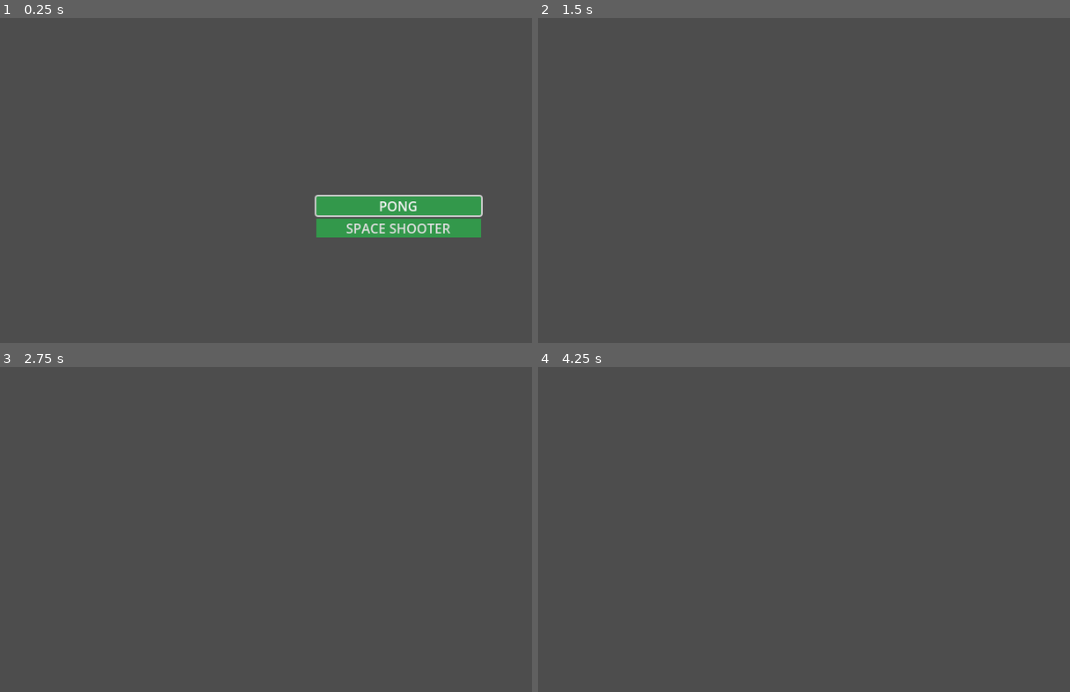
Above: before the commit, frames 1-4 (two rows, left to right).
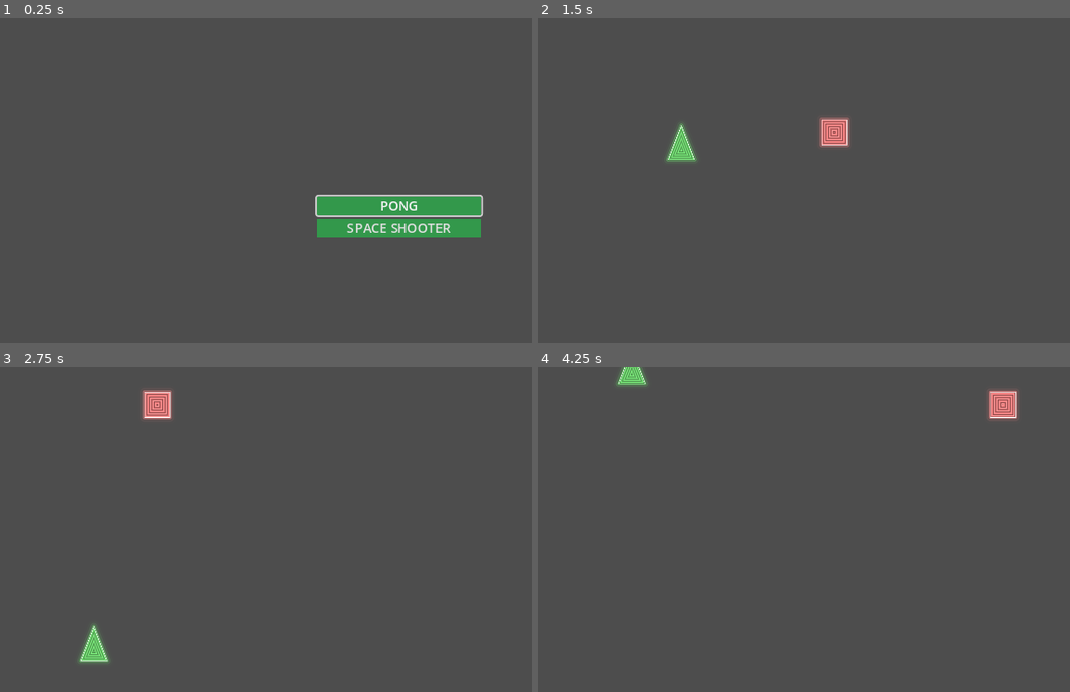
Above: after the commit, the same moments.

Repository: samsvp/godot-small-games
Game: Godot game, scene res://Scenes/main_menu.tscn
Two runs of this game, one before a commit and one after it. Both use one fixed random seed, a clock stepped at 60 frames per second and the inputs below.
Inputs:
- Up to frame 1 (0.25 s): no input
- Up to frame 2 (1.5 s): click "SPACE SHOOTER" at 0.5 s; tap Enter at 1.25 s; hold Right (ui_right) from 1.28 s (still down); tap P at 1.35 s
- Up to frame 3 (2.75 s): release Right (ui_right) at 2.03 s; hold Down (ui_down) from 2.03 s (still down); tap R at 2.1 s
- Up to frame 4 (4.25 s): release Down (ui_down) at 2.78 s; hold Right (ui_right) 2.78-3.53 s; tap P at 2.85 s; hold Up (ui_up) from 3.53 s (still down); tap R at 3.6 s

The runs differ from the first frame. In frame 1, 0.5% of the frame differs, in the area x 59-91%, y 54-68%; in frame 2, 0.9%, in the area x 24-59%, y 30-45%; in frame 3, 0.9%; in frame 4, 0.8%.

Commit message:
Created spinner enemy and added movement to player, basic enemy and spinner enemy

Diff:
--- a/Scenes/SpaceShooter/basic_enemy.tscn
+++ b/Scenes/SpaceShooter/basic_enemy.tscn
@@ -1,14 +1,26 @@
-[gd_scene load_steps=4 format=3 uid="uid://b42404uct88ed"]
+[gd_scene load_steps=6 format=3 uid="uid://b42404uct88ed"]
 
 [ext_resource type="Shader" path="res://Shaders/SpaceShooter/basic_enemy.gdshader" id="1_kg6gc"]
 [ext_resource type="Texture2D" uid="uid://ca2ut0ltvmq6m" path="res://Sprites/white.png" id="1_lvi33"]
+[ext_resource type="Script" path="res://Scripts/SpaceShooter/basic_enemy.gd" id="1_v40kf"]
 
-[sub_resource type="ShaderMaterial" id="ShaderMaterial_ahvdq"]
+[sub_resource type="RectangleShape2D" id="RectangleShape2D_1ktrs"]
+size = Vector2(49, 50)
+
+[sub_resource type="ShaderMaterial" id="ShaderMaterial_wl02v"]
 shader = ExtResource("1_kg6gc")
-shader_parameter/u_radius = 0.015
+shader_parameter/u_radius = 0.4
 
-[node name="BasicEnemy" type="Node2D"]
+[node name="BasicEnemy" type="Area2D"]
+scale = Vector2(0.6, 0.6)
+script = ExtResource("1_v40kf")
+
+[node name="CollisionShape2D" type="CollisionShape2D" parent="."]
+position = Vector2(0.5, 0)
+shape = SubResource("RectangleShape2D_1ktrs")
 
 [node name="Sprite2D" type="Sprite2D" parent="."]
-material = SubResource("ShaderMaterial_ahvdq")
+material = SubResource("ShaderMaterial_wl02v")
 texture = ExtResource("1_lvi33")
+
+[connection signal="body_entered" from="." to="." method="_on_body_entered"]
--- a/Scenes/SpaceShooter/player.tscn
+++ b/Scenes/SpaceShooter/player.tscn
@@ -1,14 +1,21 @@
-[gd_scene load_steps=4 format=3 uid="uid://danp3jjirvbv5"]
+[gd_scene load_steps=5 format=3 uid="uid://danp3jjirvbv5"]
 
 [ext_resource type="Shader" path="res://Shaders/SpaceShooter/Player.gdshader" id="1_ar7km"]
+[ext_resource type="Script" path="res://Scripts/SpaceShooter/player.gd" id="1_juu08"]
 [ext_resource type="Texture2D" uid="uid://ca2ut0ltvmq6m" path="res://Sprites/white.png" id="2_fe3gq"]
 
 [sub_resource type="ShaderMaterial" id="ShaderMaterial_icvk5"]
 shader = ExtResource("1_ar7km")
 
-[node name="Player" type="Node2D"]
+[node name="Player" type="CharacterBody2D"]
+scale = Vector2(0.5, 0.5)
+script = ExtResource("1_juu08")
 
 [node name="Sprite2D" type="Sprite2D" parent="."]
 material = SubResource("ShaderMaterial_icvk5")
 position = Vector2(0, -1)
 texture = ExtResource("2_fe3gq")
+
+[node name="CollisionPolygon2D" type="CollisionPolygon2D" parent="."]
+build_mode = 1
+polygon = PackedVector2Array(0, -35, 20, 35, -20, 35)
--- a/Scenes/SpaceShooter/space_shooter_main.tscn
+++ b/Scenes/SpaceShooter/space_shooter_main.tscn
@@ -1,3 +1,28 @@
-[gd_scene format=3 uid="uid://dpct0227dtx21"]
+[gd_scene load_steps=6 format=3 uid="uid://dpct0227dtx21"]
+
+[ext_resource type="Script" path="res://Scripts/SpaceShooter/space_shooter_main.gd" id="1_8qakj"]
+[ext_resource type="PackedScene" uid="uid://danp3jjirvbv5" path="res://Scenes/SpaceShooter/player.tscn" id="1_y6e5n"]
+[ext_resource type="PackedScene" uid="uid://bhgfdhcrf3d5m" path="res://Scenes/SpaceShooter/spinner_enemy.tscn" id="3_15ira"]
+[ext_resource type="Script" path="res://Scripts/SpaceShooter/Character.gd" id="3_l7tmi"]
+[ext_resource type="PackedScene" uid="uid://b42404uct88ed" path="res://Scenes/SpaceShooter/basic_enemy.tscn" id="4_fkank"]
 
 [node name="SpaceShooterMain" type="Node2D"]
+script = ExtResource("1_8qakj")
+basic_enemy_scene = ExtResource("4_fkank")
+spin_enemy_scene = ExtResource("3_15ira")
+
+[node name="Player" parent="." instance=ExtResource("1_y6e5n")]
+position = Vector2(113, 152)
+
+[node name="Character" type="Node2D" parent="."]
+unique_name_in_owner = true
+script = ExtResource("3_l7tmi")
+
+[node name="BasicEnemyTimer" type="Timer" parent="."]
+unique_name_in_owner = true
+
+[node name="RotatingEnemyTimer" type="Timer" parent="."]
+unique_name_in_owner = true
+
+[connection signal="timeout" from="BasicEnemyTimer" to="." method="_on_basic_enemy_timer_timeout"]
+[connection signal="timeout" from="RotatingEnemyTimer" to="." method="_on_rotating_enemy_timer_timeout"]
--- a/Scenes/SpaceShooter/spinner_enemy.tscn
+++ b/Scenes/SpaceShooter/spinner_enemy.tscn
@@ -1,14 +1,20 @@
-[gd_scene load_steps=4 format=3 uid="uid://bhgfdhcrf3d5m"]
+[gd_scene load_steps=5 format=3 uid="uid://bhgfdhcrf3d5m"]
 
+[ext_resource type="Script" path="res://Scripts/SpaceShooter/spinner_enemy.gd" id="1_i10l4"]
 [ext_resource type="Shader" path="res://Shaders/SpaceShooter/hexagram.gdshader" id="1_o1bhu"]
 [ext_resource type="Texture2D" uid="uid://ca2ut0ltvmq6m" path="res://Sprites/white.png" id="2_ub3yd"]
 
-[sub_resource type="ShaderMaterial" id="ShaderMaterial_0a2l2"]
+[sub_resource type="ShaderMaterial" id="ShaderMaterial_a1ef8"]
 shader = ExtResource("1_o1bhu")
-shader_parameter/u_radius = 0.25
+shader_parameter/u_radius = 0.4
 
-[node name="SpinnerEnemy" type="Node2D"]
+[node name="SpinnerEnemy" type="Area2D"]
+script = ExtResource("1_i10l4")
+
+[node name="CollisionPolygon2D" type="CollisionPolygon2D" parent="."]
+polygon = PackedVector2Array(0, -28, 9, -15, 26, -15, 18, 0, 26, 15, 9, 15, 1, 31, -8, 16, -26, 16, -17, 0, -26, -15, -9, -15)
 
 [node name="Sprite2D" type="Sprite2D" parent="."]
-material = SubResource("ShaderMaterial_0a2l2")
+material = SubResource("ShaderMaterial_a1ef8")
+scale = Vector2(0.6, 0.6)
 texture = ExtResource("2_ub3yd")
--- /dev/null
+++ b/Scripts/SpaceShooter/Character.gd
@@ -0,0 +1,19 @@
+extends Node2D
+
+class_name SpaceShooterChar
+
+
+## Moves the character into the given direction
+static func move(position: Vector2, direction: Vector2,
+		  speed: float, delta: float) -> Vector2:
+	return  position.move_toward(
+				position + 10 * direction, speed * delta
+			).clamp(Vector2.ZERO, Manager.screen_size)
+
+
+static func take_damage(current_health: int, damage: int,
+						kill_func: Callable) -> int:
+	current_health -= 1
+	if current_health <= 0:
+		kill_func.call()
+	return current_health
--- /dev/null
+++ b/Scripts/SpaceShooter/basic_enemy.gd
@@ -0,0 +1,28 @@
+######################
+### SPACE SHOOTER  ###
+######################
+
+extends Area2D
+
+
+@export var initial_speed := 2
+var height_offset: float
+var target: Vector2
+
+func _ready():
+	self.position.x = randi_range(50, Manager.screen_width - 50)
+	self.target = Vector2(self.position.x, Manager.screen_height / 2)
+	self.height_offset = randf_range(-100, 100)
+
+
+# Called every frame. 'delta' is the elapsed time since the previous frame.
+func _physics_process(delta):
+	if self.position.y > Manager.screen_height / 2 + height_offset:
+		return
+
+	self.position = self.position.lerp(target, delta * initial_speed)
+
+
+func _on_body_entered(body):
+	if body.name == "Player":
+		body.take_damage(1)
--- /dev/null
+++ b/Scripts/SpaceShooter/player.gd
@@ -0,0 +1,22 @@
+######################
+### SPACE SHOOTER  ###
+######################
+
+extends CharacterBody2D
+
+@export var SPEED := 300
+@export var current_health = 5
+
+func _physics_process(delta):
+	var input_direction := Input.get_vector("ui_left", "ui_right", "ui_up", "ui_down")
+	self.position = SpaceShooterChar.move(
+		self.position, input_direction, SPEED, delta
+	)
+
+
+func take_damage(damage: int) -> void:
+	self.current_health = SpaceShooterChar.take_damage(
+		self.current_health,
+		damage,
+		Callable(self, "queue_free")
+	)
--- /dev/null
+++ b/Scripts/SpaceShooter/space_shooter_main.gd
@@ -0,0 +1,53 @@
+extends Node2D
+
+@export var basic_enemy_scene: PackedScene
+@export var basic_enemy_max_count: int = 5
+var basic_enemy_current_count: int = 0
+
+@export var spin_enemy_scene: PackedScene
+@export var spin_enemy_max_count: int = 2
+var spin_enemy_current_count: int = 0
+
+@onready var basic_enemy_timer := %BasicEnemyTimer
+@onready var spin_enemy_timer := %RotatingEnemyTimer
+
+# Called when the node enters the scene tree for the first time.
+func _ready():
+	self.basic_enemy_timer.start(0.5)
+	self.spin_enemy_timer.start(10)
+
+# Called every frame. 'delta' is the elapsed time since the previous frame.
+func _process(delta):
+	pass
+
+
+func remove_basic_enemy() -> void:
+	self.basic_enemy_current_count -= 1
+
+
+func spawn_enemy(current_count: int, max_count: int,
+				 min_t: float, max_t: float, timer: Timer,
+				 pscene: PackedScene) -> int:
+	var t = randf_range(min_t, max_t)
+	if current_count >= max_count:
+		timer.start(t)
+		return current_count
+
+	var enemy_scene = pscene.instantiate()
+	add_child(enemy_scene)
+	timer.start(t)
+	return current_count + 1
+
+
+func _on_basic_enemy_timer_timeout():
+	self.basic_enemy_current_count = self.spawn_enemy(
+		self.basic_enemy_current_count, self.basic_enemy_max_count,
+		1.0, 2.0, self.basic_enemy_timer, self.basic_enemy_scene
+	)
+
+
+func _on_rotating_enemy_timer_timeout():
+	self.spin_enemy_current_count = self.spawn_enemy(
+		self.spin_enemy_current_count, self.spin_enemy_max_count,
+		5.0, 8.0, self.spin_enemy_timer, self.spin_enemy_scene
+	)
--- /dev/null
+++ b/Scripts/SpaceShooter/spinner_enemy.gd
@@ -0,0 +1,39 @@
+######################
+### SPACE SHOOTER  ###
+######################
+
+extends Area2D
+
+
+@export var initial_speed := 2
+var height_offset: float
+var target: Vector2
+var rotation_velocity: float = 1
+var max_rot_vel: float = 2
+
+
+func _ready():
+	var offset := 50
+	self.position.x = randi_range(offset, Manager.screen_width - offset)
+	self.target = Vector2(
+		self.position.x,
+		randf_range(offset, Manager.screen_height - offset)
+	)
+
+
+# Called every frame. 'delta' is the elapsed time since the previous frame.
+func _physics_process(delta):
+	self.rotation += delta * self.rotation_velocity
+
+	if self.position.y >= target.y - 0.05:
+		return
+
+	self.position = self.position.lerp(target, delta * initial_speed)
+	self.rotation_velocity = lerpf(
+		self.rotation_velocity, max_rot_vel, self.position.y / target.y
+	)
+
+
+func _on_body_entered(body):
+	if body.name == "Player":
+		body.take_damage(1)
--- a/Scripts/manager.gd
+++ b/Scripts/manager.gd
@@ -6,6 +6,7 @@
 
 var screen_width = ProjectSettings.get_setting("display/window/size/viewport_width")
 var screen_height = ProjectSettings.get_setting("display/window/size/viewport_height")
+var screen_size := Vector2(screen_width, screen_height)
 
 # Called when the node enters the scene tree for the first time.
 func _ready():
--- a/project.godot
+++ b/project.godot
@@ -12,7 +12,7 @@
 
 config/name="Small-games"
 run/main_scene="res://Scenes/main_menu.tscn"
-config/features=PackedStringArray("4.1", "Mobile")
+config/features=PackedStringArray("4.2", "Mobile")
 config/icon="res://icon.svg"
 
 [autoload]
@@ -23,7 +23,7 @@
 
 window/size/viewport_width=900
 window/size/viewport_height=500
-window/stretch/mode="viewport"
+window/stretch/mode="canvas_items"
 
 [rendering]
 
Not shown, added: Small-games.pck
